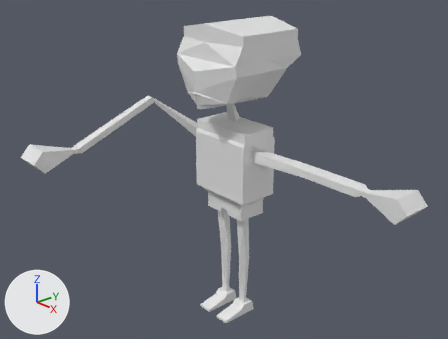
One commit to the Blender file TFCharacter.blend: the scene before it, then after it.
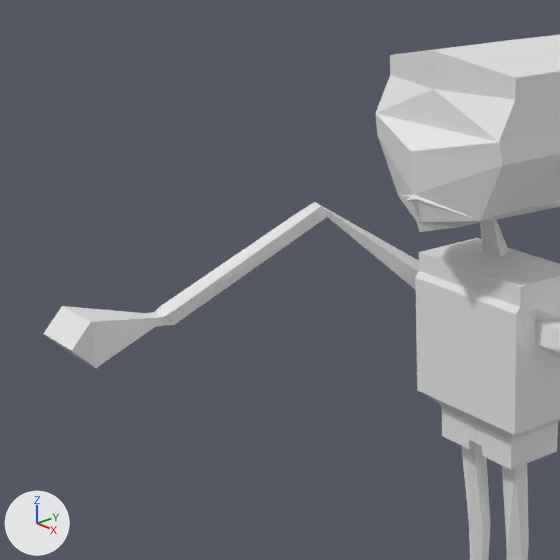
Each version is shown whole from a camera (50 mm lens) standing at (3.08, -2.81, 2.8) and looking at (0.14, -0.22, 1.28), then close up on the part from 0% to 59% of the width and 0% to 78% of the height. The axes (+X, +Y, +Z) are drawn at lower left. The lights are the same throughout. Both versions are drawn at frame 10 of the action 'rig.001Action'; the numbers are the values there.
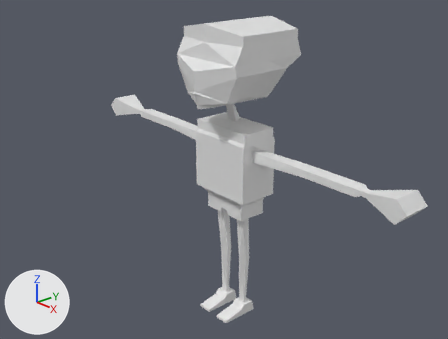
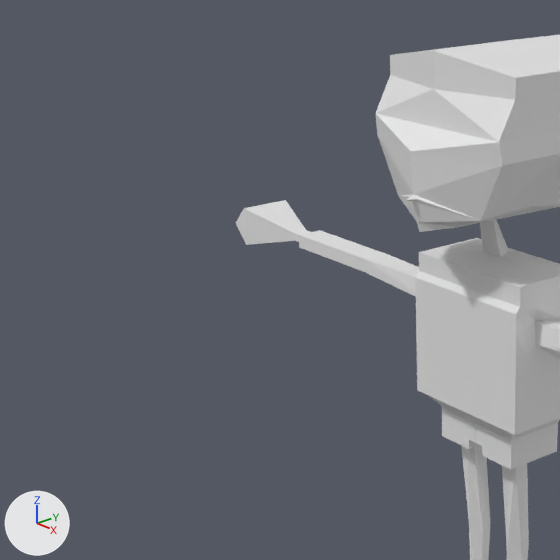
The change, as a list of edits to the scene's bpy script:
```text
Change bone_upper_arm_ik_r:
    where bone_upper_arm_ik_r = bpy.data.objects['rig.001'].pose.bones['upper_arm_ik.R']  # child of 'MCH-upper_arm_ik_swing.R'
    bone_upper_arm_ik_r.location: (-0.411, -0.004, 0.285) -> (0.0, 0.0, 0.0)
Change bone_hand_ik_r:
    where bone_hand_ik_r = bpy.data.objects['rig.001'].pose.bones['hand_ik.R']  # child of 'MCH-hand_ik.parent.R'
    bone_hand_ik_r.location: (0.435, -0.882, 0.0) -> (0.0, 0.0, 0.0)
    bone_hand_ik_r.rotation_quaternion: (0.707, -0.581, -0.003, 0.402) -> (1.0, 0.0, 0.0, 0.0)  # degrees (-69, 28, 40) -> degrees (0, 0, 0)
```

What differs and where, as boxes [x1, y1, x2, y2] in the close-ups (560 x 560 px):
'Cube.001', posed
    before: [43, 35, 560, 560]
    after: [236, 35, 560, 560]
